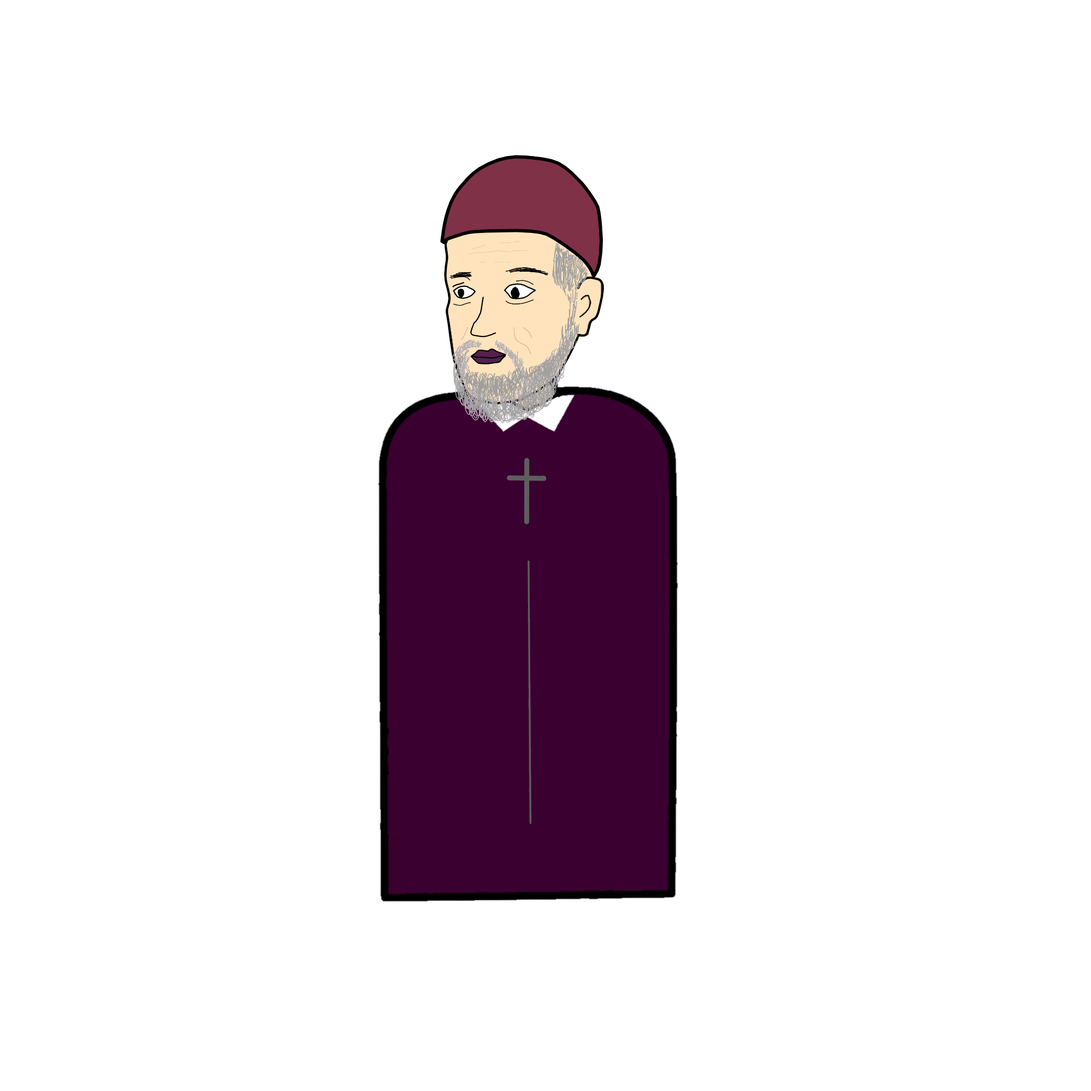
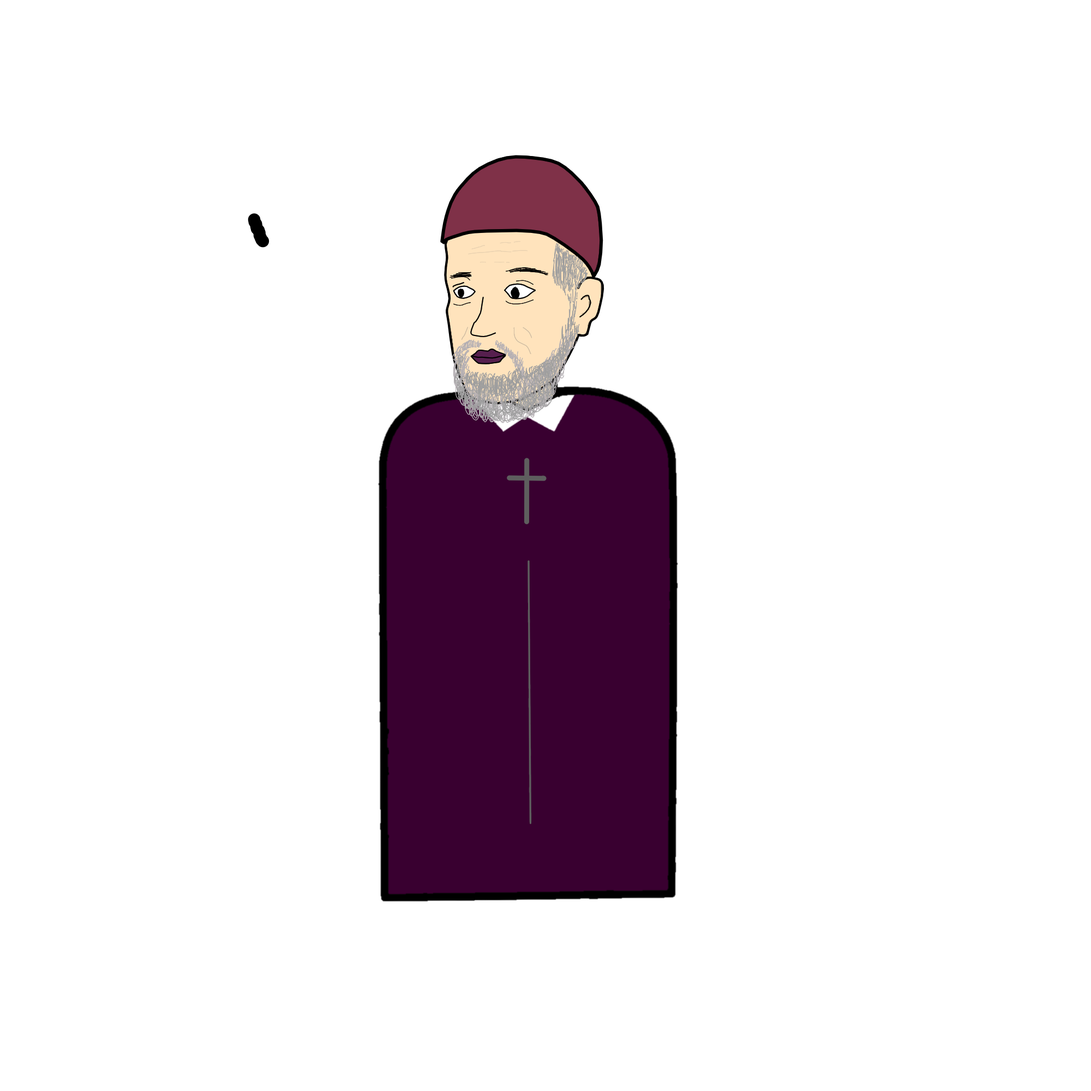
Layered file, before and after one edit (1091 x 1091). Changes by layer:
painted on "than" over bbox(247, 213, 270, 248)
